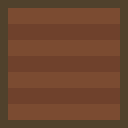
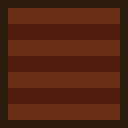
Layer changes from the first 128 × 128 image to the second:
renamed "Background" to "Layer 2", painted on it over [0, 0, 128, 128]
